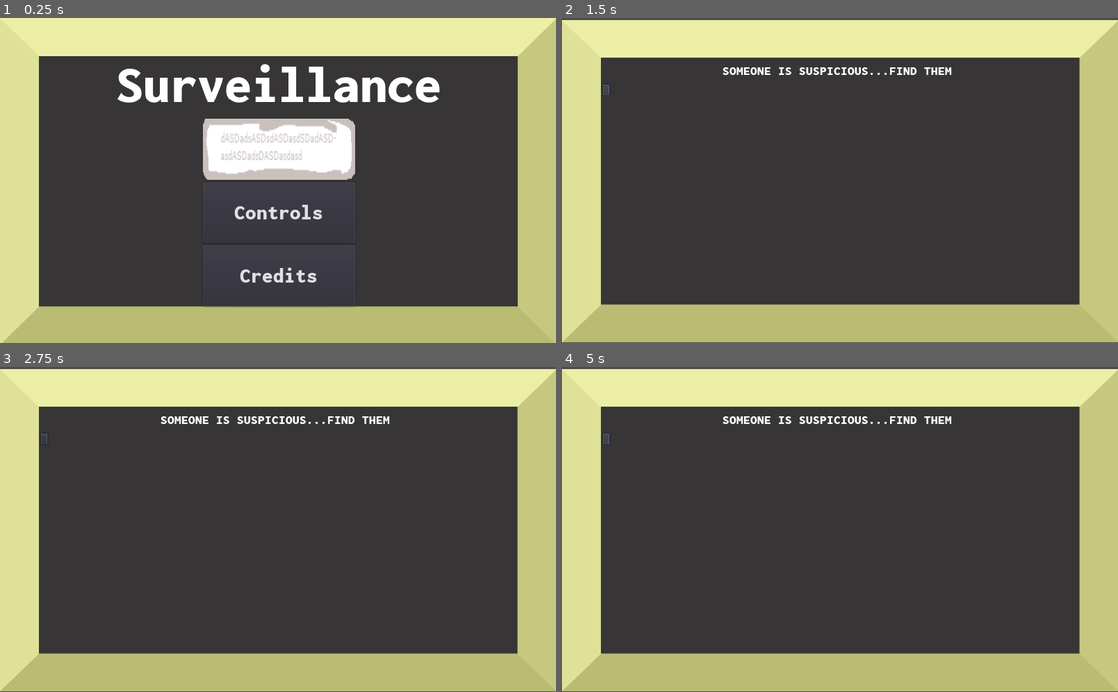
Above: before the commit, frames 1-4 (two rows, left to right).
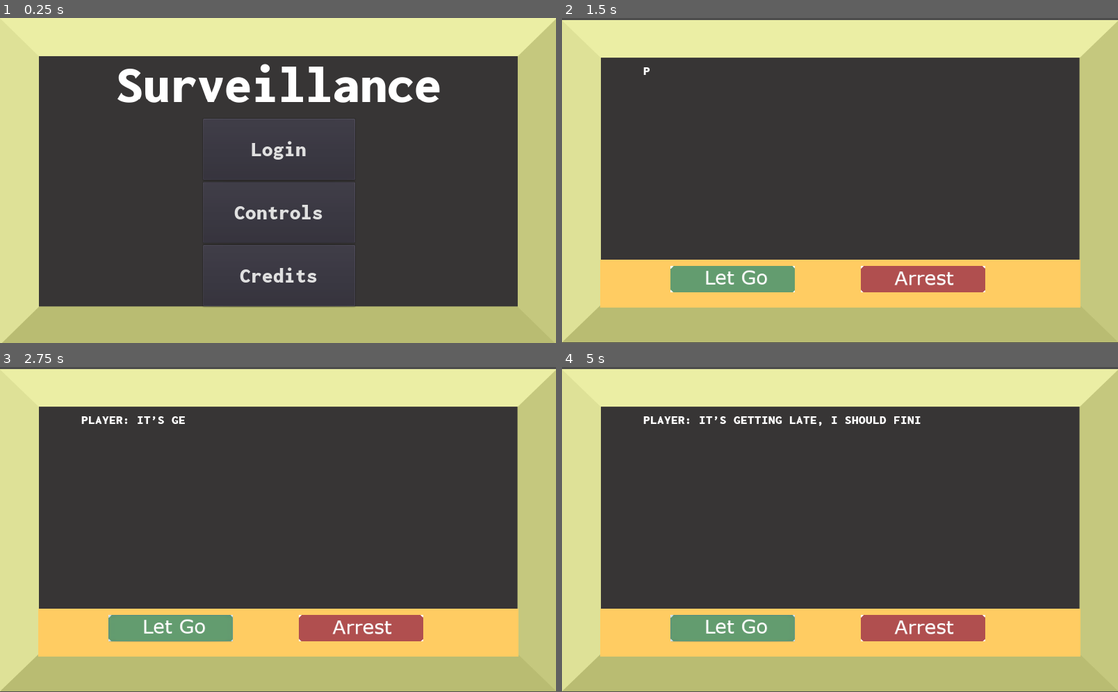
Above: after the commit, the same moments.

Repository: NicholasTung/surveillance
Game: Godot game, scene res://Scenes/MainMenu.tscn
The game is run twice, just before and just after one commit, with the same random seed, the same clock (stepped at 60 frames per second) and the same inputs.
Inputs (mouse positions are in pixels of both pictures, inside the frame that each line leads up to):
- Up to frame 1 (0.25 s): no input
- Up to frame 2 (1.5 s): click (840, 148) at 0.5 s; click "This is for files" (after the commit: "Continue") at 1.25 s
- Up to frame 3 (2.75 s): click (172, 627) at 2.02 s
- Up to frame 4 (5 s): click (606, 438) at 2.75 s, where only the run before the commit has a clickable "This is for files"; click (734, 627) at 3.52 s; click (606, 438) at 4.25 s, where only the run before the commit has a clickable "This is for files"

The runs differ from the first frame. In frame 1, 5.1% of the frame differs, in the area x 36-64%, y 30-50%; in frame 2, 13%; in frame 3, 13%; in frame 4, 14%, in the area x 6-94%, y 15-90%.

Commit message:
Adding intro scenes and set up opening monitor

Diff:
--- /dev/null
+++ b/Scenes/Intro/intro1.gd
@@ -0,0 +1,20 @@
+extends Node2D
+
+
+# Declare member variables here. Examples:
+# var a = 2
+# var b = "text"
+
+
+# Called when the node enters the scene tree for the first time.
+func _ready():
+	pass # Replace with function body.
+
+
+# Called every frame. 'delta' is the elapsed time since the previous frame.
+#func _process(delta):
+#	pass
+
+
+func _on_Button_button_up():
+	get_tree().change_scene("res://Scenes/OpeningScene.tscn")
--- /dev/null
+++ b/Scenes/Intro/intro1.tscn
@@ -0,0 +1,98 @@
+[gd_scene load_steps=7 format=2]
+
+[ext_resource path="res://Inconsolata-Black.ttf" type="DynamicFontData" id=1]
+[ext_resource path="res://png/Monitor.png" type="Texture" id=2]
+[ext_resource path="res://Scenes/Intro/intro1.gd" type="Script" id=3]
+
+[sub_resource type="DynamicFont" id=1]
+size = 25
+font_data = ExtResource( 1 )
+
+[sub_resource type="Animation" id=2]
+length = 0.001
+tracks/0/type = "value"
+tracks/0/path = NodePath("Task:percent_visible")
+tracks/0/interp = 1
+tracks/0/loop_wrap = true
+tracks/0/imported = false
+tracks/0/enabled = true
+tracks/0/keys = {
+"times": PoolRealArray( 0 ),
+"transitions": PoolRealArray( 1 ),
+"update": 0,
+"values": [ 0.0 ]
+}
+
+[sub_resource type="Animation" id=3]
+resource_name = "type"
+length = 4.0
+tracks/0/type = "value"
+tracks/0/path = NodePath("Task:percent_visible")
+tracks/0/interp = 1
+tracks/0/loop_wrap = true
+tracks/0/imported = false
+tracks/0/enabled = true
+tracks/0/keys = {
+"times": PoolRealArray( 0, 1 ),
+"transitions": PoolRealArray( 1, 1 ),
+"update": 0,
+"values": [ 0.0, 1.0 ]
+}
+
+[node name="Node2D" type="Node2D"]
+script = ExtResource( 3 )
+
+[node name="ColorRect" type="ColorRect" parent="."]
+margin_left = -6.0
+margin_top = 1.0
+margin_right = 1061.0
+margin_bottom = 597.0
+color = Color( 0, 0, 0, 0.611765 )
+
+[node name="TextureRect" type="TextureRect" parent="."]
+visible = false
+margin_top = -34.0
+margin_right = 1024.0
+margin_bottom = 588.0
+rect_scale = Vector2( 1.0248, 0.990458 )
+texture = ExtResource( 2 )
+
+[node name="MarginContainer" type="MarginContainer" parent="."]
+margin_left = 69.0
+margin_top = 40.0
+margin_right = 957.0
+margin_bottom = 423.0
+
+[node name="Task" type="Label" parent="MarginContainer"]
+margin_top = 118.0
+margin_right = 888.0
+margin_bottom = 265.0
+custom_colors/font_color = Color( 1, 1, 1, 1 )
+custom_fonts/font = SubResource( 1 )
+text = "Kilo City, 2084
+
+
+In a prospering new age of technology,
+a surveillance manager must decide the fate of potential criminals…"
+align = 1
+uppercase = true
+percent_visible = 0.0
+
+[node name="AnimationPlayer" type="AnimationPlayer" parent="MarginContainer"]
+autoplay = "type"
+playback_speed = 0.2
+anims/RESET = SubResource( 2 )
+anims/type = SubResource( 3 )
+
+[node name="MarginContainer2" type="MarginContainer" parent="."]
+margin_left = 817.0
+margin_top = 513.0
+margin_right = 1009.0
+margin_bottom = 584.0
+
+[node name="Button" type="Button" parent="MarginContainer2"]
+margin_right = 192.0
+margin_bottom = 71.0
+text = "Continue"
+
+[connection signal="button_up" from="MarginContainer2/Button" to="." method="_on_Button_button_up"]
--- a/Scenes/MainMenu.gd
+++ b/Scenes/MainMenu.gd
@@ -3,7 +3,7 @@
 export var mainGameScene: PackedScene
 
 func _on_Start_Game_Button_button_up():
-	get_tree().change_scene("res://Scenes/OpeningScene.tscn")
+	get_tree().change_scene("res://Scenes/Intro/intro1.tscn")
 
 func _on_Controls_Button_button_up():
 	get_tree().change_scene("res://Scenes/Controls Page.tscn")
--- a/Scenes/MainMenu.tscn
+++ b/Scenes/MainMenu.tscn
@@ -4,7 +4,6 @@
 [ext_resource path="res://png/Monitor.png" type="Texture" id=2]
 [ext_resource path="res://Scenes/MainMenu.gd" type="Script" id=3]
 [ext_resource path="res://Scenes/OpeningScene.tscn" type="PackedScene" id=4]
-[ext_resource path="res://png/BUtton temp.png" type="Texture" id=5]
 
 [sub_resource type="DynamicFont" id=1]
 size = 100
@@ -21,11 +20,23 @@
 border_width_top = 5
 border_width_right = 5
 border_width_bottom = 5
-border_color = Color( 0.937255, 0.290196, 0.290196, 1 )
+border_color = Color( 0.768627, 0.0588235, 0, 1 )
 
-[sub_resource type="StyleBoxTexture" id=3]
-texture = ExtResource( 5 )
-region_rect = Rect2( 0, 0, 224, 49 )
+[sub_resource type="StyleBoxFlat" id=5]
+bg_color = Color( 0.6, 0.6, 0.6, 0 )
+border_width_left = 5
+border_width_top = 5
+border_width_right = 5
+border_width_bottom = 5
+border_color = Color( 0.760784, 0.784314, 0, 1 )
+
+[sub_resource type="StyleBoxFlat" id=6]
+bg_color = Color( 0.6, 0.6, 0.6, 0 )
+border_width_left = 5
+border_width_top = 5
+border_width_right = 5
+border_width_bottom = 5
+border_color = Color( 0.0470588, 0.619608, 0, 1 )
 
 [node name="MainMenu" type="Node2D"]
 script = ExtResource( 3 )
@@ -75,7 +86,7 @@
 size_flags_vertical = 3
 custom_fonts/font = SubResource( 2 )
 custom_styles/hover = SubResource( 4 )
-custom_styles/normal = SubResource( 3 )
+text = "Login"
 
 [node name="MarginContainer3" type="MarginContainer" parent="MarginContainer/VBoxContainer"]
 margin_top = 233.0
@@ -93,6 +104,7 @@
 size_flags_horizontal = 3
 size_flags_vertical = 3
 custom_fonts/font = SubResource( 2 )
+custom_styles/hover = SubResource( 5 )
 text = "Controls"
 
 [node name="MarginContainer4" type="MarginContainer" parent="MarginContainer/VBoxContainer"]
@@ -111,6 +123,7 @@
 size_flags_horizontal = 3
 size_flags_vertical = 3
 custom_fonts/font = SubResource( 2 )
+custom_styles/hover = SubResource( 6 )
 text = "Credits"
 
 [connection signal="button_up" from="MarginContainer/VBoxContainer/MarginContainer2/Start Game Button" to="." method="_on_Start_Game_Button_button_up"]
--- a/Scenes/OpeningScene.tscn
+++ b/Scenes/OpeningScene.tscn
@@ -1,12 +1,61 @@
-[gd_scene load_steps=5 format=2]
+[gd_scene load_steps=13 format=2]
 
 [ext_resource path="res://Scenes/OpeningScene.gd" type="Script" id=1]
 [ext_resource path="res://Inconsolata-Black.ttf" type="DynamicFontData" id=2]
 [ext_resource path="res://png/Monitor.png" type="Texture" id=3]
+[ext_resource path="res://png/greenbutton.png" type="Texture" id=4]
+[ext_resource path="res://png/redbutton.png" type="Texture" id=5]
 
 [sub_resource type="DynamicFont" id=1]
 size = 25
 font_data = ExtResource( 2 )
+
+[sub_resource type="Animation" id=2]
+length = 0.001
+tracks/0/type = "value"
+tracks/0/path = NodePath("Task:percent_visible")
+tracks/0/interp = 1
+tracks/0/loop_wrap = true
+tracks/0/imported = false
+tracks/0/enabled = true
+tracks/0/keys = {
+"times": PoolRealArray( 0 ),
+"transitions": PoolRealArray( 1 ),
+"update": 0,
+"values": [ 0.0 ]
+}
+
+[sub_resource type="Animation" id=3]
+resource_name = "type"
+length = 4.0
+tracks/0/type = "value"
+tracks/0/path = NodePath("Task:percent_visible")
+tracks/0/interp = 1
+tracks/0/loop_wrap = true
+tracks/0/imported = false
+tracks/0/enabled = true
+tracks/0/keys = {
+"times": PoolRealArray( 0, 1 ),
+"transitions": PoolRealArray( 1, 1 ),
+"update": 0,
+"values": [ 0.0, 1.0 ]
+}
+
+[sub_resource type="StyleBoxTexture" id=8]
+texture = ExtResource( 4 )
+region_rect = Rect2( 0, 0, 224, 49 )
+
+[sub_resource type="StyleBoxTexture" id=4]
+texture = ExtResource( 4 )
+region_rect = Rect2( 0, 0, 224, 49 )
+
+[sub_resource type="StyleBoxTexture" id=7]
+texture = ExtResource( 5 )
+region_rect = Rect2( 0, 0, 224, 49 )
+
+[sub_resource type="StyleBoxTexture" id=5]
+texture = ExtResource( 5 )
+region_rect = Rect2( 0, 0, 224, 49 )
 
 [node name="Opening Scene" type="Node2D"]
 position = Vector2( 0, 38 )
@@ -14,7 +63,7 @@
 
 [node name="TextureRect" type="TextureRect" parent="."]
 margin_top = -34.0
-margin_right = 1024.0
+margin_right = 1035.0
 margin_bottom = 588.0
 rect_scale = Vector2( 1.0248, 0.990458 )
 texture = ExtResource( 3 )
@@ -31,22 +80,48 @@
 margin_bottom = 33.0
 custom_colors/font_color = Color( 1, 1, 1, 1 )
 custom_fonts/font = SubResource( 1 )
-text = "Someone is suspicious...Find Them"
+text = "Player: It’s getting late, I should finish up my work..."
 align = 1
 uppercase = true
+percent_visible = 0.0
+
+[node name="AnimationPlayer" type="AnimationPlayer" parent="MarginContainer"]
+autoplay = "type"
+playback_speed = 0.2
+anims/RESET = SubResource( 2 )
+anims/type = SubResource( 3 )
+
+[node name="MarginContainer4" type="MarginContainer" parent="."]
+margin_left = 70.0
+margin_top = 408.0
+margin_right = 955.0
+margin_bottom = 497.0
+
+[node name="ColorRect" type="ColorRect" parent="MarginContainer4"]
+margin_right = 885.0
+margin_bottom = 89.0
+color = Color( 1, 0.803922, 0.388235, 1 )
 
 [node name="MarginContainer2" type="MarginContainer" parent="."]
-margin_left = 75.0
-margin_top = 85.0
-margin_right = 954.0
-margin_bottom = 491.0
+margin_left = 200.0
+margin_top = 420.0
+margin_right = 429.0
+margin_bottom = 469.0
 
-[node name="GridContainer" type="GridContainer" parent="MarginContainer2"]
-margin_right = 879.0
-margin_bottom = 406.0
+[node name="Button" type="Button" parent="MarginContainer2"]
+margin_right = 229.0
+margin_bottom = 49.0
+custom_styles/hover = SubResource( 8 )
+custom_styles/normal = SubResource( 4 )
 
-[node name="Button" type="Button" parent="MarginContainer2/GridContainer"]
-margin_right = 12.0
-margin_bottom = 20.0
-text = "This is for files"
-clip_text = true
+[node name="MarginContainer3" type="MarginContainer" parent="."]
+margin_left = 550.0
+margin_top = 420.0
+margin_right = 779.0
+margin_bottom = 469.0
+
+[node name="Button" type="Button" parent="MarginContainer3"]
+margin_right = 229.0
+margin_bottom = 49.0
+custom_styles/hover = SubResource( 7 )
+custom_styles/normal = SubResource( 5 )
Not shown, added: png/LoginButton.png.import
Not shown, added: png/greenbutton.png.import
Not shown, added: png/redbutton.png.import
